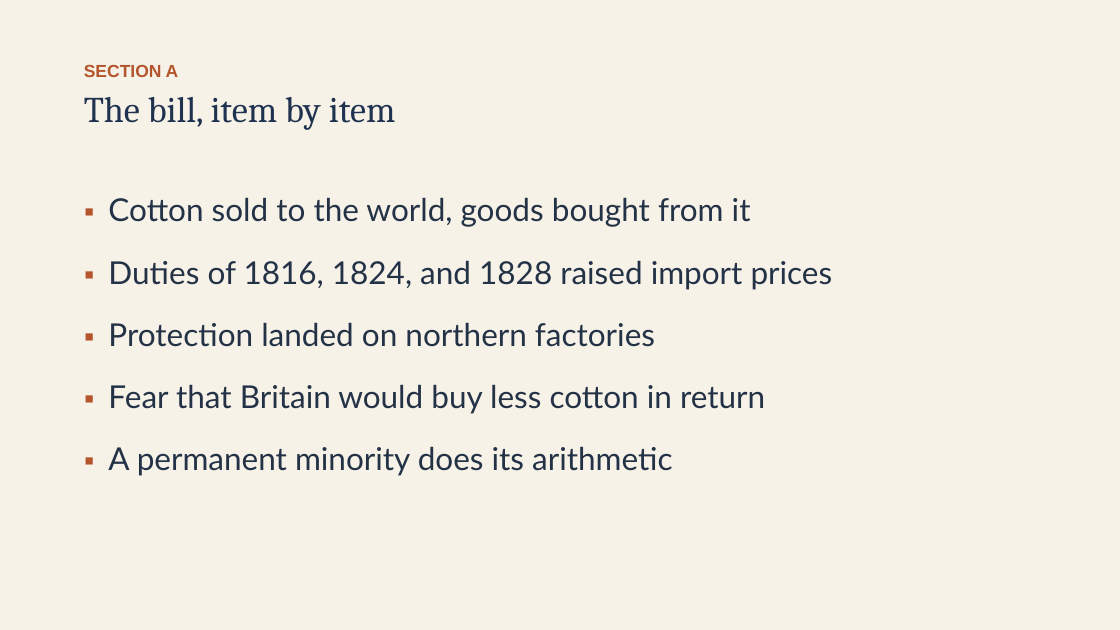
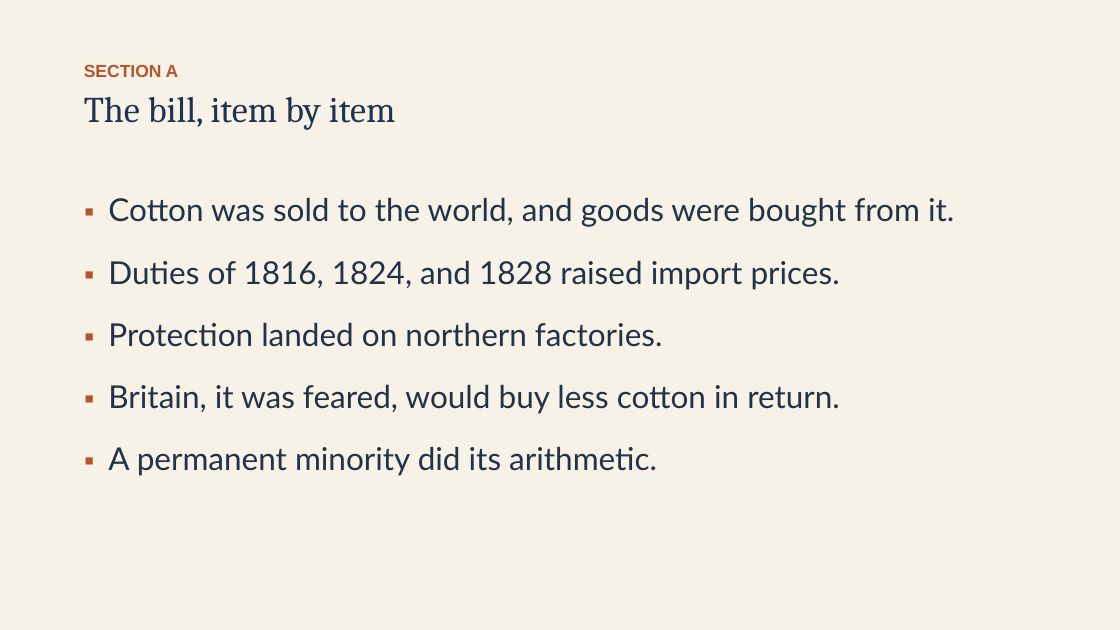
Before and after one commit to ab17gthb/humanities-curriculum-group, a slide deck: slide 5 of jackson-reform/lesson-03/lesson-03-slides.pptx. Drawn at 1120x630 pixels with LibreOffice and Linux fonts; fonts in the diff are those of the drawing. Boxes give left, top, right and bottom in pixels: in the first picture for what was removed or moved away, otherwise in the second. Text is boxed around its words. In the diff, an @@ line names an element or a change of style, - is before the commit and + after.

```diff
--- a/jackson-reform/lesson-03/lesson-03-slides.pptx
+++ b/jackson-reform/lesson-03/lesson-03-slides.pptx
@@ text at box(108, 197, 954, 476): text changed @@
-▪ Cotton sold to the world, goods bought from it
-▪ Duties of 1816, 1824, and 1828 raised import prices
-▪ Protection landed on northern factories
-▪ Fear that Britain would buy less cotton in return
-▪ A permanent minority does its arithmetic
+▪ Cotton was sold to the world, and goods were bought from it.
+▪ Duties of 1816, 1824, and 1828 raised import prices.
+▪ Protection landed on northern factories.
+▪ Britain, it was feared, would buy less cotton in return.
+▪ A permanent minority did its arithmetic.
```
Also in this commit, not shown: 11 other slides changed, 6 other files.
